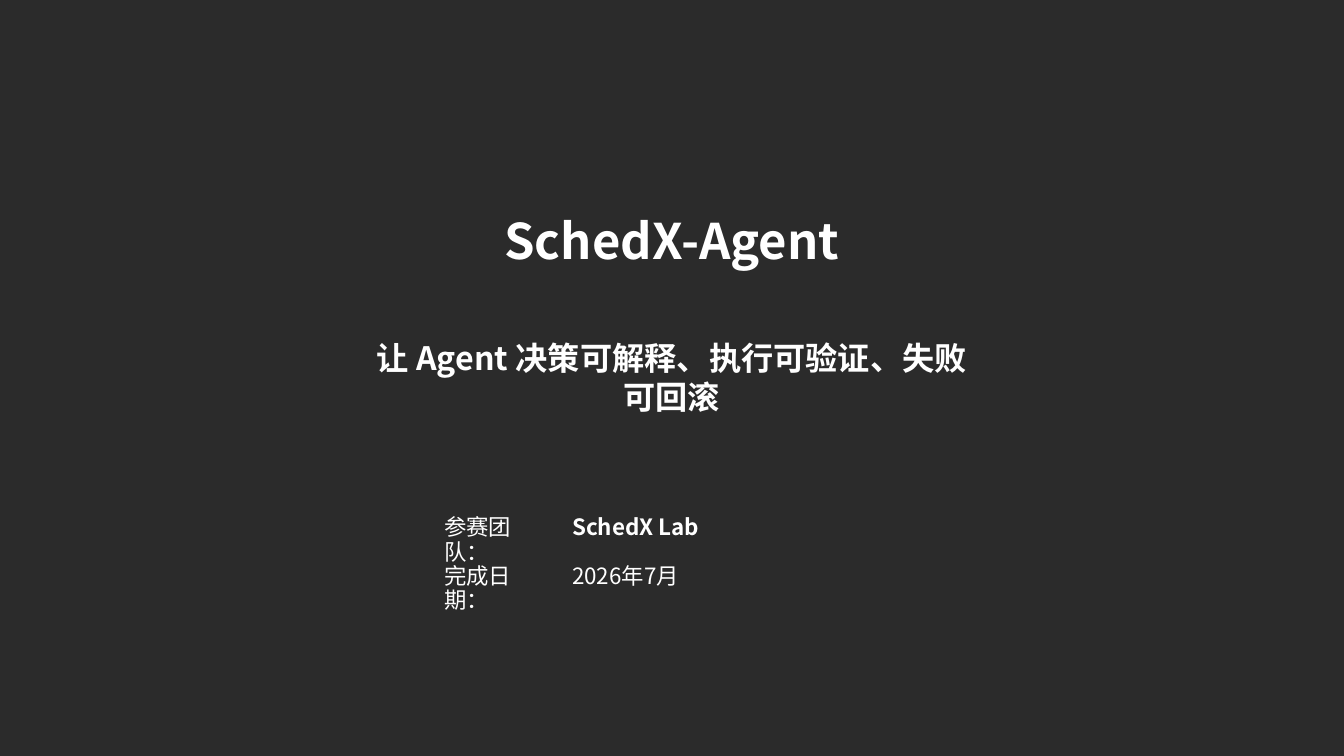
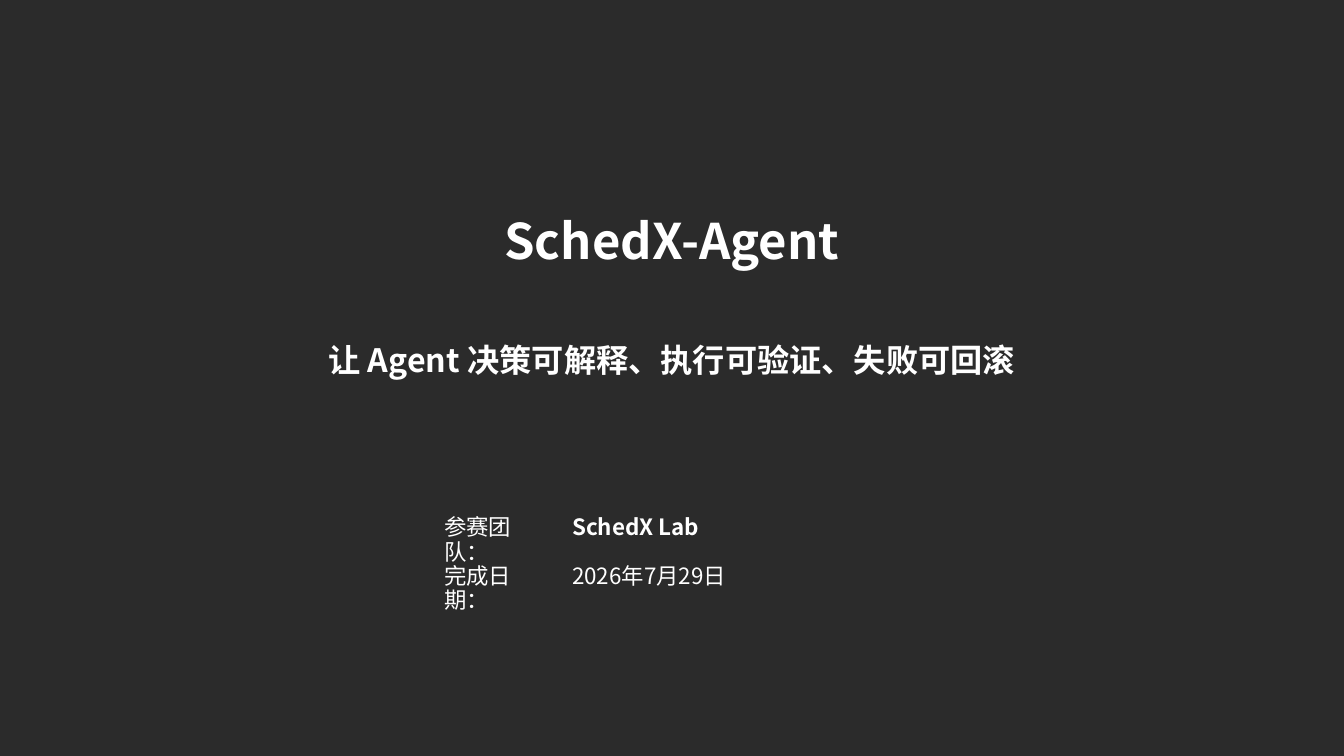
Before and after one commit to SuperGh2233/SchedX-Agent, a slide deck: slide 20 of SchedX-Agent_项目介绍.pptx. Drawn at 1344x756 pixels with LibreOffice and Linux fonts; fonts in the diff are those of the drawing; background and template pictures are left out; a plain dark background stands for a picture behind light text. Boxes give left, top, right and bottom in pixels: in the first picture for what was removed or moved away, otherwise in the second. Text is boxed around its words. In the diff, an @@ line names an element or a change of style, - is before the commit and + after.

```diff
--- a/SchedX-Agent_项目介绍.pptx
+++ b/SchedX-Agent_项目介绍.pptx
@@ text "让 Agent 决策可解释、执行可验证、失败可回滚" rewrapped from (x1=377, y1=342, x2=967, y2=412) to (x1=328, y1=344, x2=1015, y2=380) @@
@@ text at (x1=572, y1=565, x2=726, y2=586): text changed @@
-2026年7月
+2026年7月29日
```
Also in this commit, not shown: 4 other slides changed, 19 other files.
